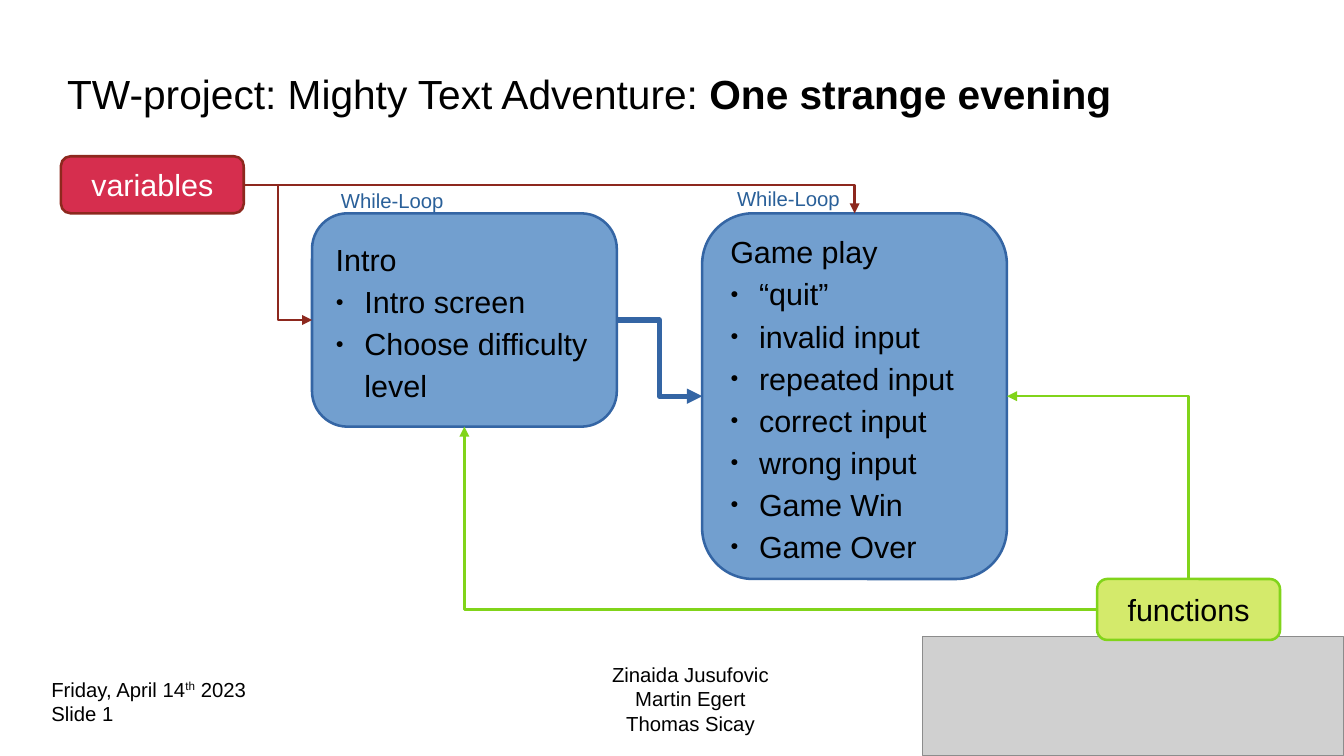
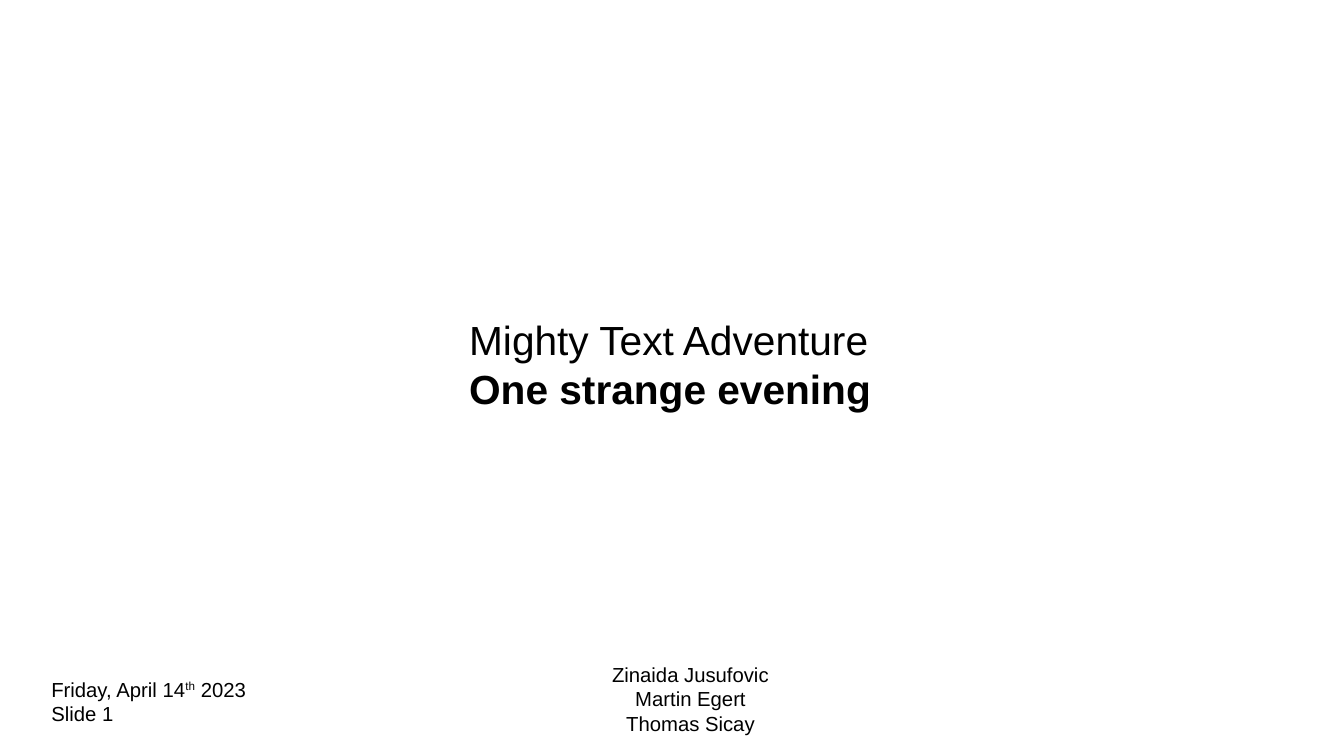
Before and after one commit to CodecoolGlobal/mighty-text-adventure-java-zenais, a slide deck: slide 1 of 20230413_MightyTextAdventure presentation.odp. Drawn at 1344x756 pixels with LibreOffice and Linux fonts; fonts in the diff are those of the drawing; grey boxes stand for pictures; background and template pictures are left out. Boxes give left, top, right and bottom in pixels: in the first picture for what was removed or moved away, otherwise in the second. Text is boxed around its words. In the diff, an @@ line names an element or a change of style, - is before the commit and + after.

Commit message:
changed presentation

```diff
--- a/20230413_MightyTextAdventure presentation.odp
+++ b/20230413_MightyTextAdventure presentation.odp
@@ rounded rectangle removed at [61,156,244,213] @@
-variables
@@ elbow arrow removed from (244, 185) to (312, 321) @@
@@ elbow arrow removed from (244, 185) to (855, 213) @@
@@ text removed at [341,193,444,213] @@
-While-Loop
@@ text removed at [737,191,840,211] @@
-While-Loop
@@ rounded rectangle removed at [312,213,617,427] @@
-Intro
-● Intro screen
-● Choose difficulty level
@@ freeform shape removed at [702,213,1007,579] @@
-Game play
-● “quit”
-● invalid input
-● repeated input
-● correct input
-● wrong input
-● Game Win
-● Game Over
@@ text "Mighty Text Adventure One strange ..." at [469,325,870,412]: vertical alignment middle to top @@
@@ text at [469,325,870,412]: text changed @@
-TW-project: Mighty Text Adventure: One strange evening
+Mighty Text Adventure
+One strange evening
@@ elbow arrow removed from (617, 320) to (702, 396) @@
@@ elbow arrow removed from (1189, 579) to (1007, 396) @@
@@ elbow arrow removed from (1098, 610) to (465, 427) @@
@@ rounded rectangle removed at [1098,579,1281,640] @@
-functions
@@ picture removed at [923,637,1344,756] @@
```
Also in this commit, not shown: 1 other slide changed, 1 slide added, 1 slide removed, 1 other file.
